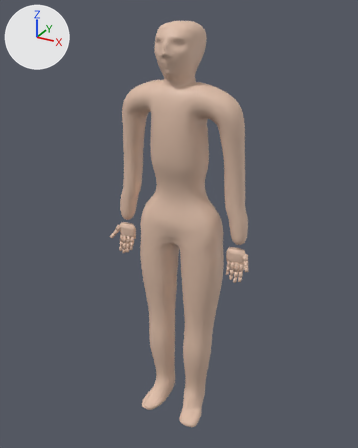
What one commit did to the glTF model assets/characters/source/heroi_julia/heroi_julia_base.glb.
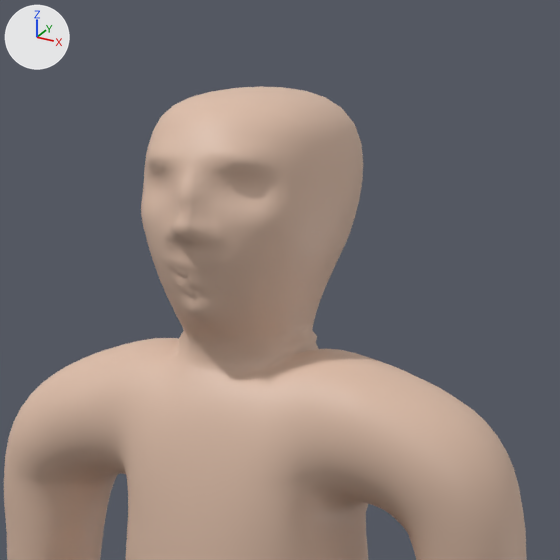
Old and new are each drawn whole from a camera (50 mm lens) standing at (0.904, -1.657, 1.779) and looking at (-0.017, 0.017, 0.942) and again close up on the part from 34% to 71% of the width and 0% to 29% of the height. Lighting does not change. The marker at upper left points along +X, +Y and +Z. The first two pictures are the older version.

In view in the first close-up: 'JuliaBase'.
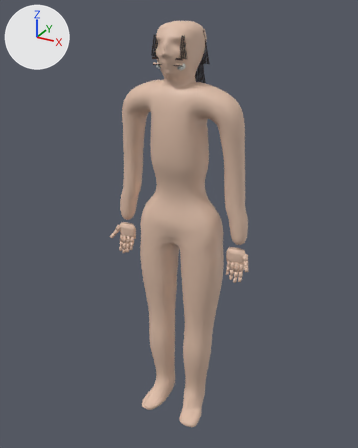
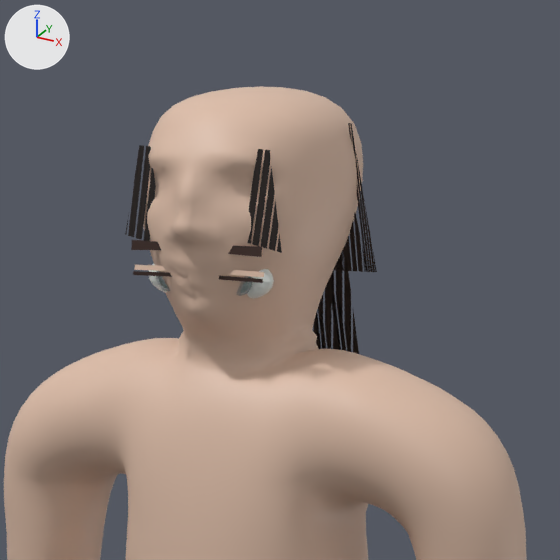
Pixel boxes (x1, y1, x2, y2) of what changed, in the close-ups (560 x 560 px):
'franja_4', added
    after: (247, 149, 282, 253)
'franja_1', added
    after: (125, 145, 156, 241)
'rabo_mecha_5', added
    after: (330, 246, 359, 354)
'rabo_mecha_4', added
    after: (315, 278, 339, 350)
'calota_6', added
    after: (348, 123, 377, 272)
'calota_5', added
    after: (339, 213, 366, 272)
'esclera_l', added
    after: (247, 269, 274, 299)
'sobrancelha_l', added
    after: (228, 246, 262, 257)
'sobrancelha_r', added
    after: (131, 240, 161, 250)
'palpebra_sup_l', added
    after: (228, 270, 264, 277)
'cilios_l', added
    after: (219, 276, 263, 283)
'cornea_l', added
    after: (236, 276, 252, 296)
'palpebra_sup_r', added
    after: (134, 265, 165, 271)
'cilios_r', added
    after: (133, 271, 172, 277)
'cornea_r', added
    after: (156, 271, 170, 291)
'esclera_r', added (mostly hidden)
    after: (149, 263, 167, 293)
'calota_4', added (mostly hidden)
    after: (333, 257, 343, 270)
'rabo_mecha_3', added (mostly hidden)
    after: (313, 319, 319, 348)

The change, as a list of edits to the scene's bpy script:
```text
Add mat_cabelojulia_alpha_scissor:
    mat_cabelojulia_alpha_scissor = bpy.data.materials.new('CabeloJulia_alpha_scissor')
    # uses the picture img_julia_cabelo_alpha
Add me_palpebra_sup_r:
    me_palpebra_sup_r.from_pydata([(-0.061, -0.094, 1.593), (-0.008, -0.095, 1.594), (-0.008, -0.094, 1.598), (-0.061, -0.093, 1.597)], [], [(0, 1, 2), (0, 2, 3)])
    me_palpebra_sup_r.materials.append(mat_pelejulia)  # beige #dfbfaa
Add me_cilios_r:
    me_cilios_r.from_pydata([(-0.061, -0.096, 1.589), (-0.008, -0.097, 1.59), (-0.008, -0.097, 1.593), (-0.061, -0.096, 1.592)], [], [(0, 1, 2), (0, 2, 3)])
    me_cilios_r.materials.append(mat_sobrancelha_cilios)  # brown #351d14
Add me_sobrancelha_r:
    me_sobrancelha_r.from_pydata([(-0.061, -0.098, 1.609), (-0.008, -0.099, 1.611), (-0.008, -0.098, 1.616), (-0.061, -0.097, 1.617)], [], [(0, 1, 2), (0, 2, 3)])
    me_sobrancelha_r.materials.append(mat_sobrancelha_cilios)  # brown #351d14
Add me_palpebra_sup_l:
    me_palpebra_sup_l.from_pydata([(0.061, -0.094, 1.593), (0.008, -0.095, 1.594), (0.008, -0.094, 1.598), (0.061, -0.093, 1.597)], [], [(0, 1, 2), (0, 2, 3)])
    me_palpebra_sup_l.materials.append(mat_pelejulia)  # beige #dfbfaa
Add me_cilios_l:
    me_cilios_l.from_pydata([(0.061, -0.096, 1.589), (0.008, -0.097, 1.59), (0.008, -0.097, 1.593), (0.061, -0.096, 1.592)], [], [(0, 1, 2), (0, 2, 3)])
    me_cilios_l.materials.append(mat_sobrancelha_cilios)  # brown #351d14
Add me_sobrancelha_l:
    me_sobrancelha_l.from_pydata([(0.061, -0.098, 1.609), (0.008, -0.099, 1.611), (0.008, -0.098, 1.616), (0.061, -0.097, 1.617)], [], [(0, 1, 2), (0, 2, 3)])
    me_sobrancelha_l.materials.append(mat_sobrancelha_cilios)  # brown #351d14
Add ob_rabo_mecha_5:
    ob_rabo_mecha_5 = bpy.data.objects.new('rabo_mecha_5', me_rabo_mecha_5)  # 4 vertices, 2 faces; spans x 0.013..0.059, y 0.08..0.129, z 1.455..1.635
    ob_rabo_mecha_5.location = (0.0, 0.0, 0.0)
Add ob_rabo_mecha_4:
    ob_rabo_mecha_4 = bpy.data.objects.new('rabo_mecha_4', me_rabo_mecha_4)  # 4 vertices, 2 faces; spans x -0.005..0.041, y 0.08..0.123, z 1.455..1.635
    ob_rabo_mecha_4.location = (0.0, 0.0, 0.0)
Add ob_rabo_mecha_3:
    ob_rabo_mecha_3 = bpy.data.objects.new('rabo_mecha_3', me_rabo_mecha_3)  # 4 vertices, 2 faces; spans x -0.023..0.023, y 0.08..0.117, z 1.455..1.635
    ob_rabo_mecha_3.location = (0.0, 0.0, 0.0)
Add ob_calota_6:
    ob_calota_6 = bpy.data.objects.new('calota_6', me_calota_6)  # 4 vertices, 2 faces; spans x 0.0737..0.091, y 0.02..0.055, z 1.585..1.705
    ob_calota_6.location = (0.0, 0.0, 0.0)
Add ob_calota_5:
    ob_calota_5 = bpy.data.objects.new('calota_5', me_calota_5)  # 4 vertices, 2 faces; spans x 0.0501..0.0831, y 0.02..0.055, z 1.585..1.705
    ob_calota_5.location = (0.0, 0.0, 0.0)
Add ob_calota_4:
    ob_calota_4 = bpy.data.objects.new('calota_4', me_calota_4)  # 4 vertices, 2 faces; spans x 0.0177..0.0607, y 0.02..0.055, z 1.585..1.705
    ob_calota_4.location = (0.0, 0.0, 0.0)
Add ob_franja_4:
    ob_franja_4 = bpy.data.objects.new('franja_4', me_franja_4)  # 4 vertices, 2 faces; spans x 0.037..0.078, y -0.0921..-0.0881, z 1.612..1.69
    ob_franja_4.location = (0.0, 0.0, 0.0)
Add ob_franja_1:
    ob_franja_1 = bpy.data.objects.new('franja_1', me_franja_1)  # 4 vertices, 2 faces; spans x -0.074..-0.033, y -0.09..-0.086, z 1.612..1.69
    ob_franja_1.location = (0.0, 0.0, 0.0)
Add ob_palpebra_sup_r:
    ob_palpebra_sup_r = bpy.data.objects.new('palpebra_sup_r', me_palpebra_sup_r)
    ob_palpebra_sup_r.location = (0.0, 0.0, 0.0)
Add ob_cilios_r:
    ob_cilios_r = bpy.data.objects.new('cilios_r', me_cilios_r)
    ob_cilios_r.location = (0.0, 0.0, 0.0)
Add ob_sobrancelha_r:
    ob_sobrancelha_r = bpy.data.objects.new('sobrancelha_r', me_sobrancelha_r)
    ob_sobrancelha_r.location = (0.0, 0.0, 0.0)
Add ob_cornea_r:
    ob_cornea_r = bpy.data.objects.new('cornea_r', me_sphere_005)  # 114 vertices, 224 faces; spans x -0.0115..0.0115, y -0.0017..0.0017, z -0.0115..0.0115; in mat_olho_cornea_refractionbarata (white #f6fdff)
    ob_cornea_r.location = (-0.034, -0.086, 1.588)
Add ob_esclera_r:
    ob_esclera_r = bpy.data.objects.new('esclera_r', me_sphere_003)  # a UV sphere (20 segments, 10 rings, poles along z) spanning x -0.025..0.025, y -0.01..0.01, z -0.015..0.015; in mat_olho_esclera (white #eaefea)
    ob_esclera_r.location = (-0.034, -0.074, 1.588)
Add ob_palpebra_sup_l:
    ob_palpebra_sup_l = bpy.data.objects.new('palpebra_sup_l', me_palpebra_sup_l)
    ob_palpebra_sup_l.location = (0.0, 0.0, 0.0)
Add ob_cilios_l:
    ob_cilios_l = bpy.data.objects.new('cilios_l', me_cilios_l)
    ob_cilios_l.location = (0.0, 0.0, 0.0)
Add ob_sobrancelha_l:
    ob_sobrancelha_l = bpy.data.objects.new('sobrancelha_l', me_sobrancelha_l)
    ob_sobrancelha_l.location = (0.0, 0.0, 0.0)
Add ob_cornea_l:
    ob_cornea_l = bpy.data.objects.new('cornea_l', me_sphere_005.copy())
    ob_cornea_l.location = (0.034, -0.086, 1.588)
Add ob_esclera_l:
    ob_esclera_l = bpy.data.objects.new('esclera_l', me_sphere_003.copy())
    ob_esclera_l.location = (0.034, -0.074, 1.588)
```
